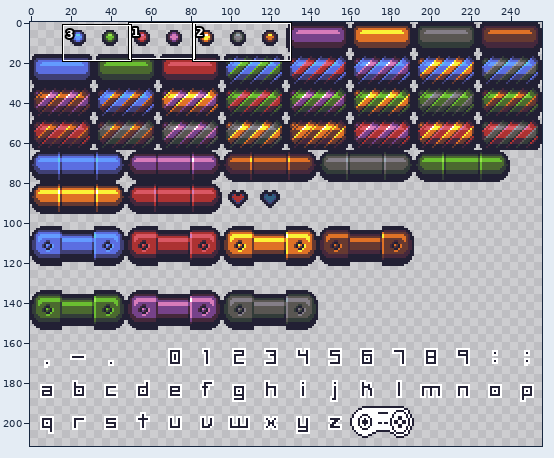
A pixel-art file gets an edit: assets/bricked.aseprite. Above, an overview of the earlier version with the close-up marked.
Close-up. Before the commit:
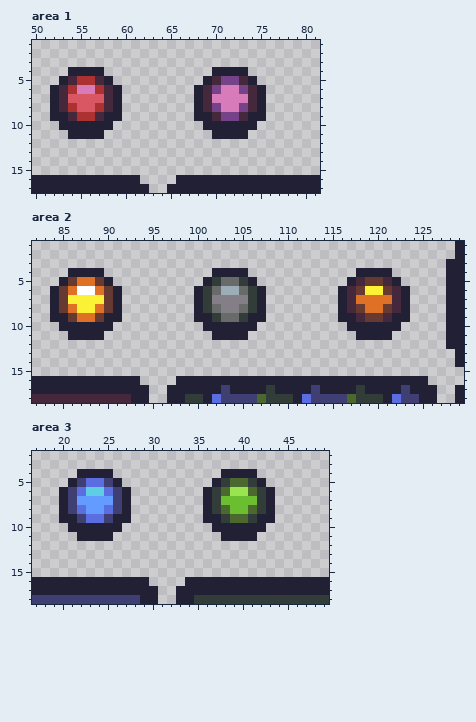
256x256 pixels, 1 frame. Shown: area 1: x 50..81, y 1..17; area 2: x 82..129, y 1..18; area 3: x 17..49, y 2..18. The wide view leaves out empty margins.
The result:
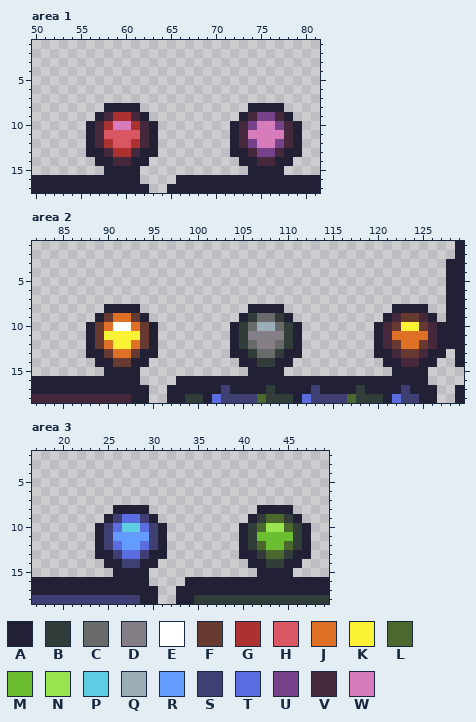
Palette (. is transparent): A #222034  B #323c39  C #696a6a  D #847e87  E #ffffff  F #663931  G #ac3232  H #d95763  J #df7126  K #fbf236  L #4b692f  M #6abe30  N #99e550  P #5fcde4  Q #9badb7  R #639bff  S #3f3f74  T #5b6ee1  U #76428a  V #45283c  W #d77bba
Diff:
Changed rows in their new state; - is an unchanged pixel.
Area 1:
first column x 52:
 4 --....------------....------
 5 -......----------......-----
 6 ........--------........----
 7 ........--------........----
 8 ......A-AA------......A-AA--
 9 .....AVGGVA-----.....AVUUVA-
10 -...-VGWWGVA-----...-VUWWUVA
11 --..-VHHHHVA------..-VWWWWVA
12 ----AVGHHGVA--------AVUWWUVA
13 ----AAVGGVAA--------AAVUUVAA
14 -----AAVVAA----------AAVVAA-
15 ------AAAA------------AAAA--
Area 2:
first column x 84:
 4 --....------------....------------....------
 5 -......----------......----------......-----
 6 ........--------........--------........----
 7 ........--------........--------........----
 8 ......A-AA------......A-AA------......A-AA--
 9 .....AFJJFA-----.....ABCCBA-----.....AVFFVA-
10 -...-FJEEJFA-----...-BCQQCBA-----...-VFKKFVA
11 --..-FKKKKFA------..-BDDDDBA------..-VJJJJVA
12 ----AFJKKJFA--------ABCDDCBA--------AVFJJFVA
13 ----AAFJJFAA--------AABCCBAA--------AAVFFVAA
14 -----AAFFAA----------AABBAA----------AAVVAA-
15 ------AAAA------------AAAA------------AAAA--
Area 3:
first column x 20:
 4 --....------------....------
 5 -......----------......-----
 6 ........--------........----
 7 ........--------........----
 8 ......A-AA------......A-AA--
 9 .....ASTTSA-----.....ABLLBA-
10 -...-STPPTSA-----...-BLNNLBA
11 --..-SRRRRSA------..-BMMMMBA
12 ----ASTRRTSA--------ABLMMLBA
13 ----AASTTSAA--------AABLLBAA
14 -----AASSAA----------AABBAA-
15 ------AAAA------------AAAA--
Changed places in both close-ups, as pixel boxes (x1, y1, x2, y2):
changed: (50, 67, 158, 175)
changed: (194, 67, 302, 175)
changed: (50, 268, 158, 376)
changed: (194, 268, 302, 376)
changed: (338, 268, 446, 376)
changed: (59, 469, 167, 577)
changed: (203, 469, 311, 577)
